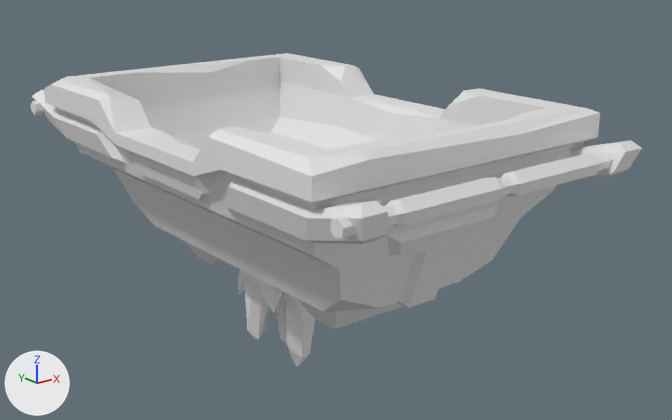
Two versions of the glTF model imported_assets/Models/SM_Prop_Dwarf_Cart.glb, one commit apart.
One viewpoint serves both versions: a camera (50 mm lens) standing at (-0.808, -1.101, 0.592) and looking at (0.051, -0.027, 0.162). Arrows for +X, +Y and +Z are at lower left; the lights stay in place. Where no turn or scale is listed for an object, it has been applied to the vertices. Vertices at the same position are counted once.

Objects in the first picture: 'SM_Prop_Dwarf_Cart_03.008'.
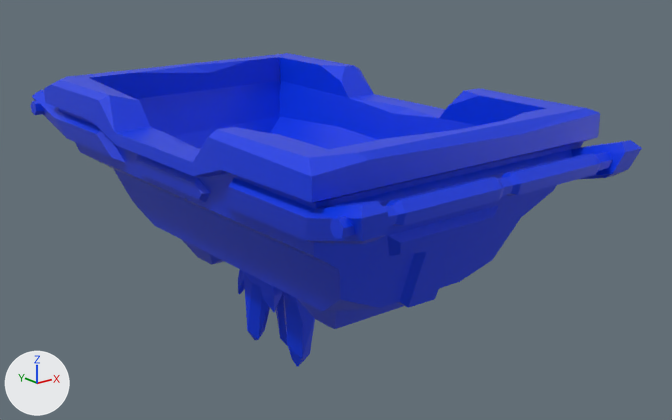
What differs and where, as boxes [x1, y1, x2, y2] in the pictures (672 x 420 px):
part 1 of me_mesh_106, recoloured (white to blue)
    both: [31, 53, 642, 329]
part 2 of me_mesh_106, recoloured (white to blue)
    both: [259, 279, 315, 367]
part 3 of me_mesh_106, recoloured (white to blue)
    both: [238, 270, 287, 345]

What the commit changed:
Material 'placeholder.001' (mat_placeholder_001) is new.
Its base color is (0.0, 0.0399, 0.802) (blue #0038e7).
Its roughness is 0.4.
me_mesh_106 has 653 vertices, 1182 faces and spans x -0.248..0.248, y -0.428..0.428, z -0.091..0.348.
me_mesh_106 is used by ob_sm_prop_dwarf_cart_03_008; location (0.0, 0.0, 0.0).
me_mesh_106 part 1: all 758 faces that had it switch from mat_placeholder_018 (white #e7e7e7) to mat_placeholder_001 (blue #0038e7).
me_mesh_106 part 2: all 212 faces that had it switch from mat_placeholder_017 (white #e7e7e7) to mat_placeholder_001 (blue #0038e7).
me_mesh_106 part 3: all 212 faces that had it switch from mat_placeholder_016 (white #e7e7e7) to mat_placeholder_001 (blue #0038e7).
